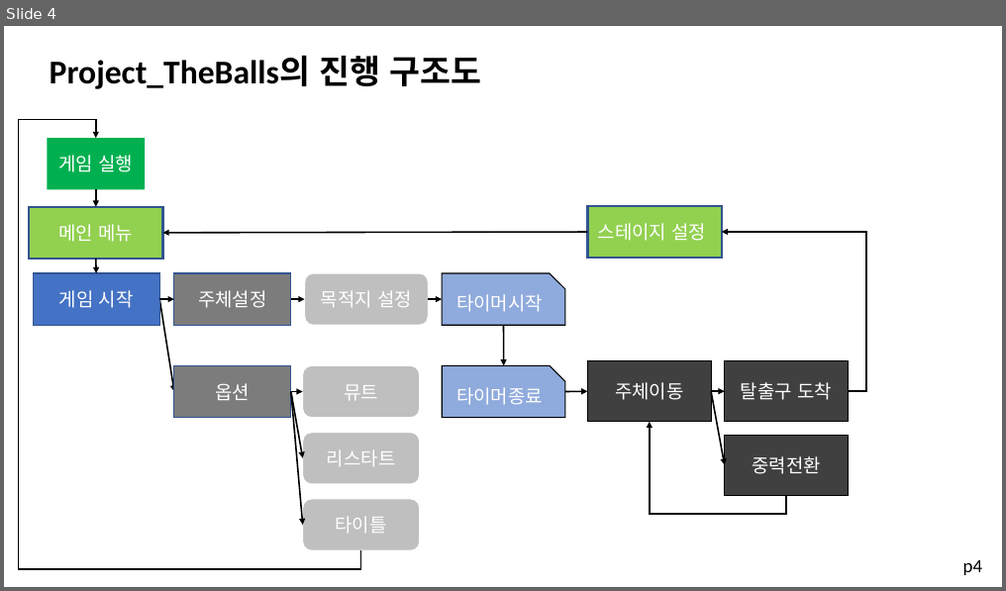
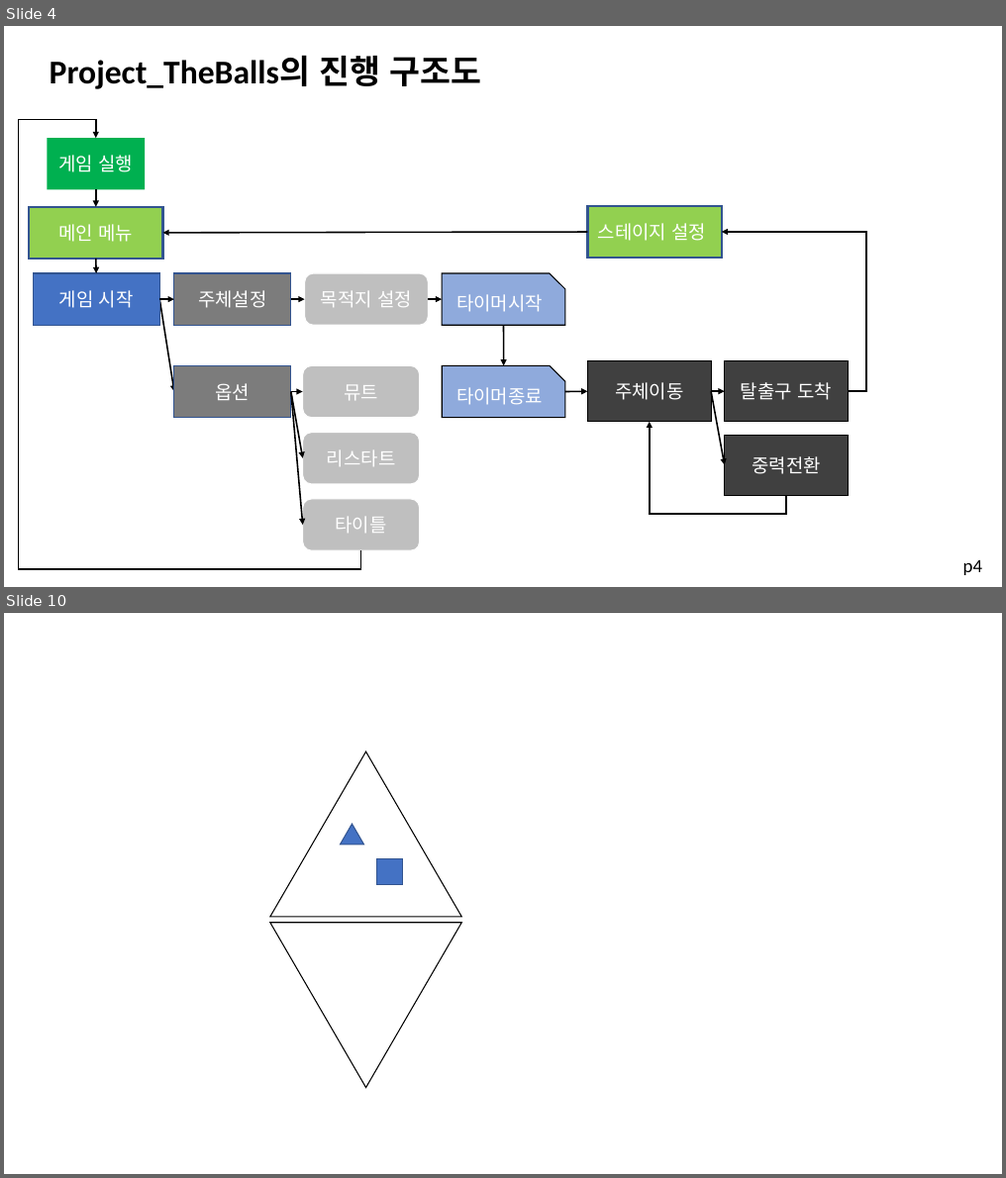
Before and after one commit to kjpark102312/Jagu_Agis, a slide deck: Documents/PartyBall/Project_TheBalls.pptx. Shown one above the other, each under a label of ours: slide 4 before the commit, slides 4 and 10 after it; the slides between them are not shown. The pictures are 1006x591 and 1006x1178 pixels, drawn with LibreOffice and Linux fonts; fonts in the diff are those of the drawing. Boxes give left, top, right and bottom in pixels: in the first picture for what was removed or moved away, otherwise in the second. Text is boxed around its words. In the diff, an @@ line names an element or a change of style, - is before the commit and + after.

```diff
--- a/Documents/PartyBall/Project_TheBalls.pptx
+++ b/Documents/PartyBall/Project_TheBalls.pptx
@@ slide 10 added at (4,613,1002,1174), background #FFFFFF @@
@@ triangle added at (270,752,462,917), fill #FFFFFF, outline #000000 1 pt @@
@@ triangle added at (341,824,364,845), fill #4472C4, outline #325491 1 pt @@
@@ rectangle added at (377,859,403,884), fill #4472C4, outline #325491 1 pt @@
@@ triangle added at (270,923,462,1088), fill #FFFFFF, outline #000000 1 pt @@
```
Also in this commit, not shown: 3 slides changed, 4 other slides added, 1 slide removed, 3 other files.
